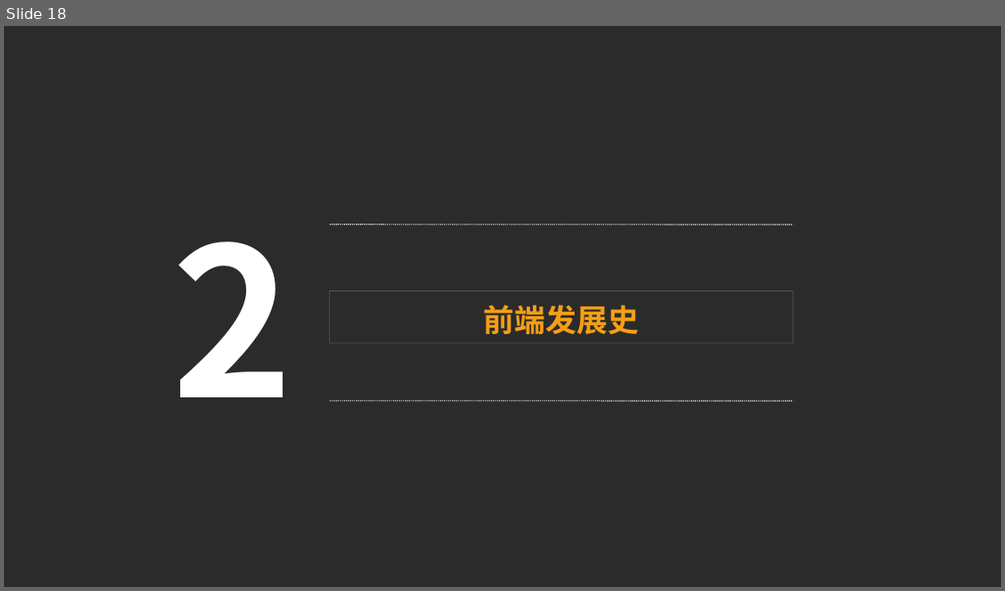
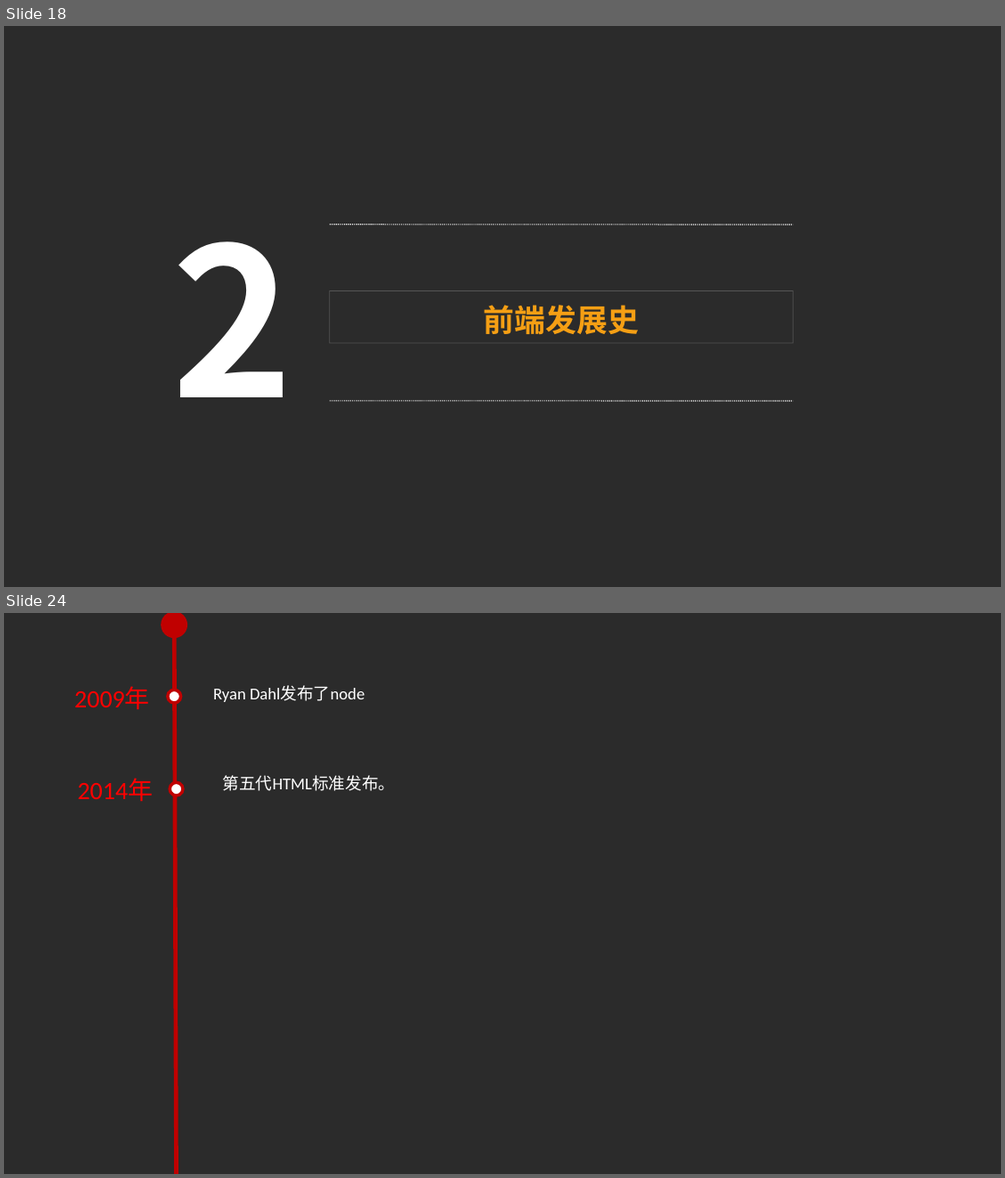
Before and after one commit to luke93h/git-blog, a slide deck: src/大前端简介.pptx. Shown one above the other, each under a label of ours: slide 18 before the commit, slides 18 and 24 after it; the slides between them are not shown. The pictures are 1005x591 and 1005x1178 pixels, drawn with LibreOffice and Linux fonts; fonts in the diff are those of the drawing; background and template pictures are left out; a plain dark background stands for a picture behind light text. Boxes give left, top, right and bottom in pixels: in the first picture for what was removed or moved away, otherwise in the second. Text is boxed around its words. In the diff, an @@ line names an element or a change of style, - is before the commit and + after.

```diff
--- a/src/大前端简介.pptx
+++ b/src/大前端简介.pptx
@@ slide 24 added at box(4, 613, 1001, 1174), background picture (left out) @@
@@ ellipse added at box(162, 613, 186, 637), fill #C00000, outline #C00000 2.25 pt @@
@@ line added from (175, 617) to (177, 1173), #C00000 3 pt @@
@@ text added at box(74, 687, 150, 710), 18 pt, text #FF0000 @@
+2009年
@@ ellipse added at box(168, 690, 180, 703), fill #FFFFFF, outline #C00000 2.25 pt @@
@@ text added at box(213, 686, 364, 702), 12 pt, text #FFFFFF @@
+Ryan Dahl发布了node
@@ text added at box(78, 779, 154, 802), 18 pt, text #FF0000 @@
+2014年
@@ ellipse added at box(170, 782, 182, 795), fill #FFFFFF, outline #C00000 2.25 pt @@
@@ text added at box(223, 775, 396, 791), 12 pt, text #FFFFFF @@
+第五代HTML标准发布。
```
Also in this commit, not shown: 1 slide changed, 40 other slides added, 1 slide removed, 4 other files.
